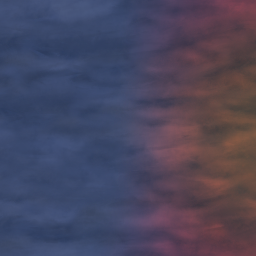
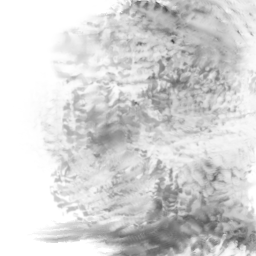
Layered file, before and after one edit (256px x 256px). Changes by layer:
painted on "Layer 12" over 0, 0, 256, 256
painted on "detail" over 0, 0, 256, 256
painted on "base" over 0, 0, 256, 256
